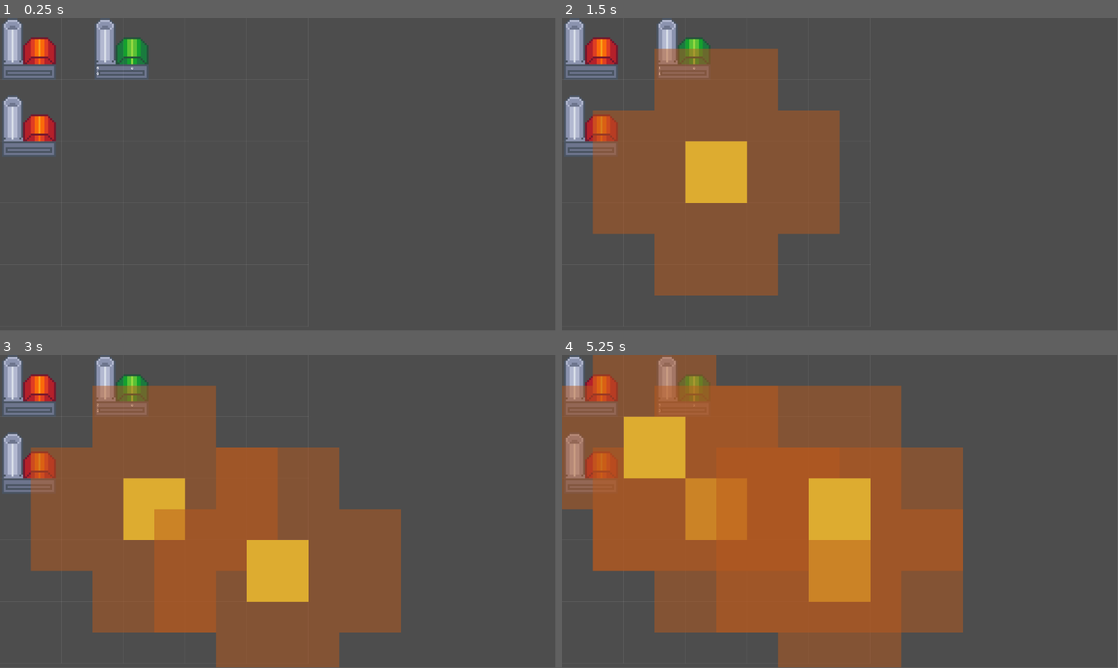
Above: before the commit, frames 1-4 (two rows, left to right).
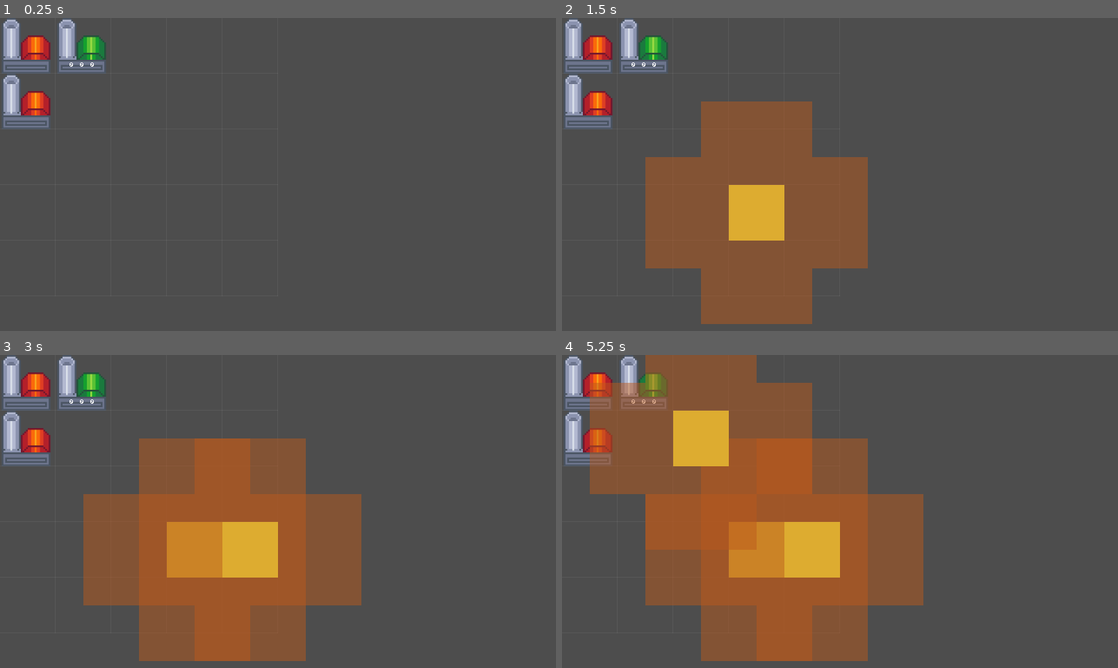
Above: after the commit, the same moments.

Repository: ZimtSnad/nauvis-enjoyers-bit-festival-2025
Game: Godot game, scene res://main.tscn
Same seed, same stepped clock (60 frames per second), same inputs: the game is played once before the commit and once after it.
Inputs (mouse positions are in pixels of both pictures, inside the frame that each line leads up to):
- Up to frame 1 (0.25 s): no input
- Up to frame 2 (1.5 s): tap Enter at 0.5 s; move the mouse to (962, 158) at 0.52 s; click (962, 158) at 0.67 s; tap Space at 1.25 s; move the mouse to (728, 190) at 1.27 s; click (728, 190) at 1.42 s
- Up to frame 3 (3 s): tap Enter at 2 s; move the mouse to (333, 442) at 2.02 s; click (333, 442) at 2.17 s; tap Space at 2.75 s; move the mouse to (250, 574) at 2.77 s; click (250, 574) at 2.92 s
- Up to frame 4 (5.25 s): tap Enter at 3.5 s; move the mouse to (1006, 558) at 3.52 s; click (1006, 558) at 3.67 s; tap Space at 4.25 s; move the mouse to (673, 464) at 4.27 s; click (673, 464) at 4.42 s; move the mouse to (867, 511) at 5.02 s; click (867, 511) at 5.17 s
The window is 799x449 before the commit and 800x450 after it. Grey fills any space a smaller window leaves; there, only what the larger window draws over its background counts as a difference.

The runs differ from the first frame. In frame 1, 4.6% of the frame differs, in the area x 0-56%, y 0-79%; in frame 2, 23%; in frame 3, 32%; in frame 4, 42%, in the area x 0-73%, y 0-100%.

Commit message:
Basic factory nodes work now

Diff:
--- a/assets/fonts/pixel font.tres
+++ b/assets/fonts/pixel font.tres
@@ -4,4 +4,4 @@
 
 [resource]
 font = ExtResource("1_nuwfh")
-font_size = 5
+font_size = 10
--- /dev/null
+++ b/levels/level1.tscn
@@ -0,0 +1,43 @@
+[gd_scene load_steps=6 format=3 uid="uid://c0fqnnbhs6nil"]
+
+[ext_resource type="PackedScene" uid="uid://c434tec7m0enm" path="res://scenes/generator.tscn" id="1_v8kj3"]
+[ext_resource type="PackedScene" uid="uid://56yqfxdkyu6l" path="res://scenes/2_to_1_crafter.tscn" id="2_crycw"]
+[ext_resource type="Script" uid="uid://deb0ftu6wifoa" path="res://scripts/GridManager.gd" id="3_i2041"]
+[ext_resource type="Script" uid="uid://chytpah4f07qp" path="res://scripts/GridDrawer.gd" id="4_xy4tn"]
+[ext_resource type="Script" uid="uid://g5vwv3yvhb5w" path="res://scripts/BeaconManager.gd" id="5_usj0q"]
+
+[node name="Node2D" type="Node2D"]
+
+[node name="GridManager" type="Node2D" parent="."]
+script = ExtResource("3_i2041")
+cell_size = Vector2(128, 128)
+grid_size = Vector2(5, 5)
+
+[node name="GridDrawer" type="Node2D" parent="." node_paths=PackedStringArray("grid_manager")]
+script = ExtResource("4_xy4tn")
+grid_manager = NodePath("../GridManager")
+
+[node name="BeaconManager" type="Node2D" parent="." node_paths=PackedStringArray("grid")]
+script = ExtResource("5_usj0q")
+grid = NodePath("../GridManager")
+beacon_limit = 135
+
+[node name="Generator" parent="." instance=ExtResource("1_v8kj3")]
+
+[node name="2to1crafter" parent="." node_paths=PackedStringArray("first_generator", "second_generator") instance=ExtResource("2_crycw")]
+position = Vector2(256, 0)
+first_generator = NodePath("../Generator")
+second_generator = NodePath("../Generator2")
+
+[node name="Generator2" parent="." instance=ExtResource("1_v8kj3")]
+position = Vector2(0, 128)
+
+[node name="2to1crafter2" parent="." node_paths=PackedStringArray("first_generator", "second_generator") instance=ExtResource("2_crycw")]
+position = Vector2(256, 128)
+first_generator = NodePath("../Generator")
+second_generator = NodePath("../Generator2")
+
+[node name="2to1crafter3" parent="." node_paths=PackedStringArray("first_generator", "second_generator") instance=ExtResource("2_crycw")]
+position = Vector2(256, 256)
+first_generator = NodePath("../Generator")
+second_generator = NodePath("../Generator2")
--- a/main.tscn
+++ b/main.tscn
@@ -9,15 +9,14 @@
 [node name="Node2D" type="Node2D"]
 
 [node name="Generator" parent="." instance=ExtResource("1_lquwl")]
-position = Vector2(64, 64)
 
 [node name="2to1crafter" parent="." node_paths=PackedStringArray("first_generator", "second_generator") instance=ExtResource("2_7mycd")]
-position = Vector2(256, 64)
+position = Vector2(128, 0)
 first_generator = NodePath("../Generator")
 second_generator = NodePath("../Generator2")
 
 [node name="Generator2" parent="." instance=ExtResource("1_lquwl")]
-position = Vector2(64, 224)
+position = Vector2(0, 128)
 
 [node name="GridManager" type="Node2D" parent="."]
 script = ExtResource("3_272bh")
--- a/project.godot
+++ b/project.godot
@@ -15,6 +15,11 @@
 config/features=PackedStringArray("4.5", "GL Compatibility")
 config/icon="res://icon.svg"
 
+[display]
+
+window/size/viewport_width=1280
+window/size/viewport_height=720
+
 [rendering]
 
 textures/canvas_textures/default_texture_filter=0
--- a/scenes/2_to_1_crafter.tscn
+++ b/scenes/2_to_1_crafter.tscn
@@ -5,51 +5,49 @@
 [ext_resource type="LabelSettings" uid="uid://dnub4tguh08yg" path="res://assets/fonts/pixel font.tres" id="2_rsks8"]
 
 [sub_resource type="RectangleShape2D" id="RectangleShape2D_vklko"]
-size = Vector2(128, 128)
+size = Vector2(120, 120)
 
 [node name="2to1crafter" type="Area2D"]
 script = ExtResource("1_vklko")
 
 [node name="Building sprite" type="Sprite2D" parent="."]
+position = Vector2(64, 64)
 scale = Vector2(4, 4)
 texture = ExtResource("1_ce2oh")
 
 [node name="First input" type="Label" parent="."]
-offset_left = -55.0
-offset_top = 34.0
-offset_right = -34.0
-offset_bottom = 46.0
-text = "First"
+offset_left = 32.0
+offset_top = 96.0
+offset_right = 68.0
+offset_bottom = 114.0
+text = "10"
 label_settings = ExtResource("2_rsks8")
 
 [node name="Second input" type="Label" parent="."]
-offset_left = -55.0
-offset_top = 46.0
-offset_right = -29.0
-offset_bottom = 57.0
-text = "second"
+offset_left = 56.0
+offset_top = 96.0
+offset_right = 108.0
+offset_bottom = 114.0
+text = "10"
 label_settings = ExtResource("2_rsks8")
 
 [node name="Output" type="Label" parent="."]
-offset_left = 16.0
-offset_top = 35.0
-offset_right = 48.0
-offset_bottom = 46.0
-text = "output"
+offset_left = 80.0
+offset_top = 96.0
+offset_right = 112.0
+offset_bottom = 107.0
+text = "10"
 label_settings = ExtResource("2_rsks8")
 
 [node name="Resource sprite" type="Sprite2D" parent="."]
 scale = Vector2(4, 4)
 
-[node name="Output timer" type="Timer" parent="."]
+[node name="Timer" type="Timer" parent="."]
 
 [node name="CollisionShape2D" type="CollisionShape2D" parent="."]
+position = Vector2(64, 64)
 shape = SubResource("RectangleShape2D_vklko")
 
-[node name="First timer" type="Timer" parent="."]
-
-[node name="Second timer" type="Timer" parent="."]
-
-[connection signal="timeout" from="Output timer" to="." method="_on_output_timer_timeout"]
-[connection signal="timeout" from="First timer" to="." method="_on_first_timer_timeout"]
-[connection signal="timeout" from="Second timer" to="." method="_on_second_timer_timeout"]
+[connection signal="area_entered" from="." to="." method="_on_area_entered"]
+[connection signal="area_exited" from="." to="." method="_on_area_exited"]
+[connection signal="timeout" from="Timer" to="." method="_on_output_timer_timeout"]
--- a/scenes/generator.tscn
+++ b/scenes/generator.tscn
@@ -1,19 +1,35 @@
-[gd_scene load_steps=4 format=3 uid="uid://c434tec7m0enm"]
+[gd_scene load_steps=5 format=3 uid="uid://c434tec7m0enm"]
 
 [ext_resource type="Texture2D" uid="uid://dnbi688lefctw" path="res://assets/sprites/factory1.png" id="1_5yxne"]
 [ext_resource type="Script" uid="uid://dcme4fiadacvh" path="res://scripts/generator.gd" id="1_w5vnv"]
+[ext_resource type="LabelSettings" uid="uid://dnub4tguh08yg" path="res://assets/fonts/pixel font.tres" id="3_ef8yp"]
 
 [sub_resource type="RectangleShape2D" id="RectangleShape2D_5yxne"]
-size = Vector2(128, 128)
+size = Vector2(120, 120)
 
 [node name="Generator" type="Area2D"]
 script = ExtResource("1_w5vnv")
 
 [node name="Building sprite" type="Sprite2D" parent="."]
+position = Vector2(64, 64)
 scale = Vector2(4, 4)
 texture = ExtResource("1_5yxne")
 
 [node name="CollisionShape2D" type="CollisionShape2D" parent="."]
+position = Vector2(64, 64)
 shape = SubResource("RectangleShape2D_5yxne")
 
+[node name="Timer" type="Timer" parent="."]
+
+[node name="Output" type="Label" parent="."]
+visible = false
+offset_left = 56.0
+offset_top = 96.0
+offset_right = 110.0
+offset_bottom = 119.0
+text = "10"
+label_settings = ExtResource("3_ef8yp")
+
 [connection signal="area_entered" from="." to="." method="_on_area_entered"]
+[connection signal="area_exited" from="." to="." method="_on_area_exited"]
+[connection signal="timeout" from="Timer" to="." method="_on_resource_timer_timeout"]
--- a/scripts/2_to_1_crafter.gd
+++ b/scripts/2_to_1_crafter.gd
@@ -2,68 +2,57 @@
 
 @export var first_generator : Area2D
 @export var second_generator : Area2D
+@export var time_scale : float = 2.0
+@export var first_resource_cost : int = 1
+@export var second_resource_cost : int = 1
 
 @onready var first_label = $"First input"
 @onready var second_label = $"Second input"
 @onready var output_label = $Output
-@onready var first_timer = $"First timer"
-@onready var second_timer = $"Second timer"
-@onready var output_timer = $"Output timer"
+@onready var timer = $Timer
 
 var first_counter = 0
 var second_counter = 0
 var output_counter = 0
+var colliding = false
 
-var time_scale = 2
 
 # Called when the node enters the scene tree for the first time.
 func _ready() -> void:
-	first_label.text = str(first_counter)
-	second_label.text = str(second_counter)
-	output_label.text = str(output_counter)
+	first_generator.increase_nodes()
+	second_generator.increase_nodes()
 	pass # Replace with function body.
 
-
+func can_craft():
+	if first_counter >= first_resource_cost && second_counter >= second_resource_cost:
+		output_counter += 1
+		first_counter -= first_resource_cost
+		second_counter -= second_resource_cost
 
 # Called every frame. 'delta' is the elapsed time since the previous frame.
 func _process(delta: float) -> void:
 	first_label.text = str(first_counter)
 	second_label.text = str(second_counter)
 	output_label.text = str(output_counter)
-	if time_scale != 0 && first_counter != 0 && second_counter != 0:
-		output_timer.wait_time = time_scale
-		if output_timer.is_stopped():
-			output_timer.start()
-	else :
-		output_timer.stop()
-	if first_generator.time_scale != 0 && first_generator.entered:
-		first_timer.wait_time = first_generator.time_scale
-		if first_timer.is_stopped():
-			first_timer.start()
-	else :
-		output_timer.stop()
-	if second_generator.time_scale != 0 && second_generator.entered:
-		second_timer.wait_time = second_generator.time_scale
-		if second_timer.is_stopped():
-			second_timer.start()
-	else :
-		output_timer.stop()
+	if first_generator.can_take:
+		first_counter += 1
+		first_generator.decrease_resources()
+	if second_generator.can_take:
+		second_counter += 1
+		second_generator.decrease_resources()
 	pass
 
 
-
-func _on_first_timer_timeout() -> void:
-	first_counter += 1
+func _on_area_entered(area: Area2D) -> void:
+	timer.wait_time = time_scale
+	timer.start()
 	pass # Replace with function body.
 
 
-func _on_second_timer_timeout() -> void:
-	second_counter += 1
+func _on_area_exited(area: Area2D) -> void:
+	timer.stop()
 	pass # Replace with function body.
 
-
 func _on_output_timer_timeout() -> void:
-	first_counter -= 1
-	second_counter -= 1
-	output_counter += 1
+	can_craft()
 	pass # Replace with function body.
--- a/scripts/generator.gd
+++ b/scripts/generator.gd
@@ -1,6 +1,18 @@
 extends Area2D
 @export var time_scale : float = 1.0
-var entered = true
+@onready var timer = $Timer
+@onready var output_label = $Output
+
+var nodes_connected = 0
+var resource_count = 0
+var can_take = false
+
+func increase_nodes():
+	nodes_connected += 1
+
+func decrease_resources():
+	resource_count -= 1
+
 
 # Called when the node enters the scene tree for the first time.
 func _ready() -> void:
@@ -9,9 +21,25 @@
 
 # Called every frame. 'delta' is the elapsed time since the previous frame.
 func _process(delta: float) -> void:
+	output_label.text = str(resource_count)
+	if resource_count >= nodes_connected:
+		can_take = true
+	else:
+		can_take = false
 	pass
 
 
 func _on_area_entered(area: Area2D) -> void:
-	print("works")
+	timer.wait_time = time_scale
+	timer.start()
 	pass # Replace with function body.
+
+
+func _on_area_exited(area: Area2D) -> void:
+	timer.stop()
+	pass # Replace with function body.
+
+
+func _on_resource_timer_timeout() -> void:
+	resource_count += 1
+	pass # Replace with function body.
